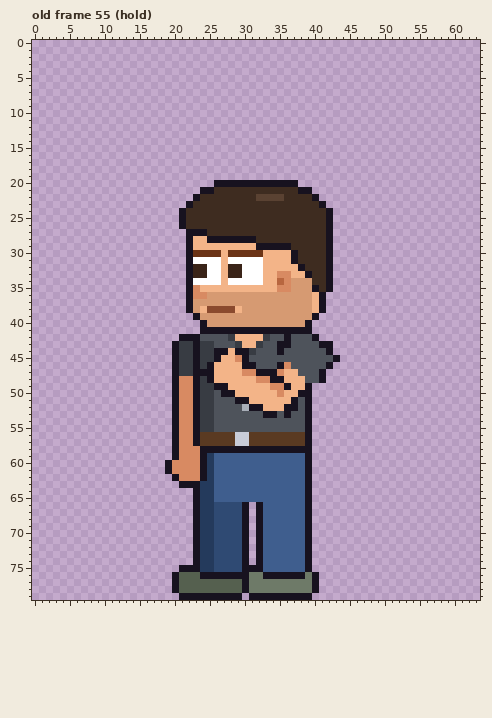
Two states of a pixel-art file, sprites/staff/site_alan_left_anim.aseprite. That is the earlier state.
64x80 pixels, 123 frames. Colours within 5 levels of each other are drawn and written as one. Shown: old frame 55 (hold). The commit also changed other frames, which this record leaves out.
After the commit:
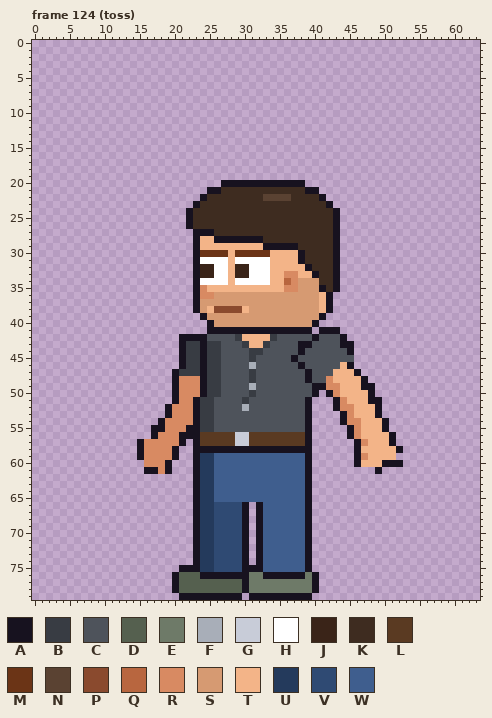
Palette (. is transparent): A #17121f  B #383c43  C #4e535b  D #55604f  E #6e7a68  F #a8aeb8  G #c8ccd8  H #ffffff  J #3a2418  K #3e2c20  L #5a3a22  M #6b3416  N #5a4232  P #8a4a2e  Q #b8663f  R #d88a62  S #d69a72  T #f3b488  U #243a5c  V #2f4a73  W #3f5e8e
A new or re-ordered frame is compared with the old frame closest to it.
Difference:
frames 123 -> 129
Changed rows in their new state; - is an unchanged pixel.
Frame 124 (toss) is new; against old frame 55 (hold):
first column x 15:
20 -----------.-----------A--------------
21 ---------.-A-----------K-A------------
22 --------.A-------K---N---KA-----------
23 -------.A-----------------KA----------
24 ------.A-------------------KA---------
25 ------.A-------------------KA---------
26 ------.A-------------------KA---------
27 -------.--A----------------KA---------
28 -------.A-T------A---------KA---------
29 -------.A--------T----A----KA---------
30 -------.A---MT----M---TA---KA---------
31 -------.A---HT----H---TA---KA---------
32 -------.A-J-HT-J--H----TA--KA---------
33 -------.A-J-HT-J--H-T-R-TA-KA---------
34 -------.A---HT----H-TQR--S-KA---------
35 -------.AR----------T-R--SAKA---------
36 -------.A-R--------------STA----------
37 -------.A----------------STA----------
38 -------.AST---PT---------STA----------
39 --------.A---------------SA-----------
40 ---------.A-------------SA------------
41 ---------.----------------AAA---------
42 ---------A---CB---TB-C----CCCA--------
43 -----.A-BA-B--CB-TB-CC-AA-CCCAA-------
44 -----.A-BA-BCCCC-B--C--A---CCCA-------
45 -----.A-BA-BCCCCB-----A-----CCC-------
46 -----.A-BABBCCCCF---CC-A---CCTA-------
47 --------B-BBCCCCBCCCCCC-A-CCTTTA------
48 --------RABBCCCCBCCCCCCCA-CRTTTTA-----
49 --------RA-BCCCCFCCCCCCCCAARRTTTAA----
50 --------RA-BCCCCBCCCCCCCCA-ARTTTTA----
51 --------------CBCCCCCCC-----ARTTTAA---
52 ----AR----------CCCCCCC-----ARRTTTA---
53 ----AR------------CC-C-------ARTTTA---
54 ---ARR-----------------------ARRTTTA--
55 --AARR-A----------------------ARTTTA--
56 --ARRRAA----------------------ARTTTTA-
57 ARRRRRA.-----------------------ARTTTA-
58 ARRRR-..A----------------------ATTTTTA
59 ARRRR-..AU---------------------ARTTTT-
60 -RRR-...AU---------------------ATTTAAA
61 -AAR-...AU------------------------A---
62 -----...AU----------------------------
63 ------..------------------------------
Where, in picture pixels (left, top, right, bottom), the same in both pictures:
changed: (137, 180, 403, 488)
